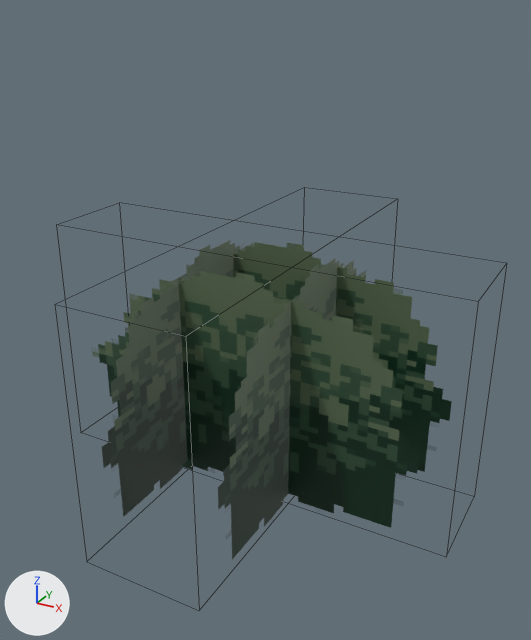
The Blender file salemstalker/Assets/3D/plants/bush.blend as it was, and as the next commit left it.
Camera for both pictures: a 50 mm lens placed at (0.572, -1.043, 0.821), pointed at (0.014, -0.028, 0.314). The axes (+X, +Y, +Z) are drawn at lower left. The lights are the same throughout. Mesh edges are drawn as thin lines.
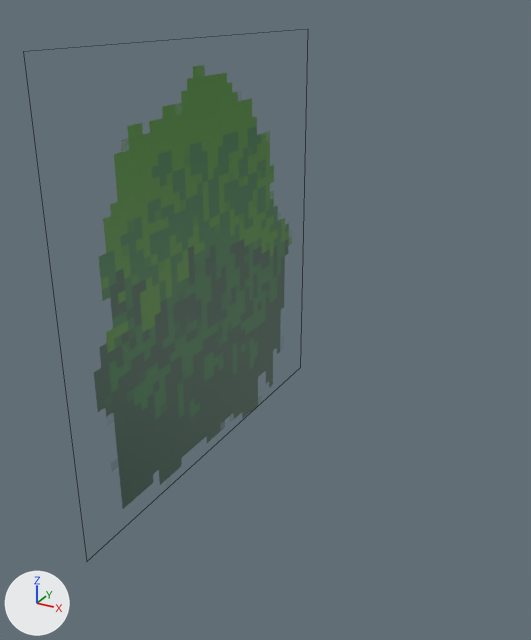
The newer file is also rescaled (x2.637), turned or shifted as a whole; pictures and numbers use the older file's frame.

Boxes (x1, y1, x2, y2) around the edits, measured in the pictures (531 x 640 px):
'Plane', surface changed, reshaped (black to green): before (102, 240, 366, 560); after (94, 65, 292, 509)
'Plane.001', deleted: before (92, 242, 452, 528)

What changed in the scene script:
```text
Add img_bush_bushtextures_png:
    img_bush_bushtextures_png = load_image('bush_bushtextures.png', 'bush_bushtextures.png', 1256, 835, 'sRGB')
Change mat_material_002:
    where n2 = _N.new('ShaderNodeTexImage'); n2.name = 'Image Texture'
    n2.image: img_bushtextures_png -> img_bush_bushtextures_png
Change me_plane:
    used by ob_plane; location = (0.0, 0.0, 0.225); rotation_euler = (0.0, 1.571, 0.0), in degrees (0, 90, 0)
    verts and faces of me_plane; kept vertices keep their numbers, new ones are numbered from 8
    before: 0 (-0.22, -0.379, -0.115), 1 (0.22, -0.379, -0.115), 2 (-0.22, 0.379, -0.115), 3 (0.22, 0.379, -0.115), 4 (-0.22, -0.379, 0.097)
    before: 5 (0.22, -0.379, 0.097), 6 (-0.22, 0.379, 0.097), 7 (0.22, 0.379, 0.097)
    remove me_plane.from_pydata(...)  # 8 vertices, 6 faces; spans x -0.22..0.22, y -0.379..0.379, z -0.115..0.097
    add me_plane.from_pydata(...)  # 4 vertices, 1 face; spans x -0.539..0.22, y -0.379..0.379, z -0.115
    me_plane part 1
    add delete_vertices([0, 2, *range(4, 8)])  # with the faces that use them
    add verts[8] = (-0.539, -0.379, -0.115)
    add verts[9] = (-0.539, 0.379, -0.115)
    add faces += [(1, 3, 9, 8)]
Remove ob_plane_001:
    ob_plane_001 = bpy.data.objects.new('Plane.001', me_plane_001)
    ob_plane_001.location = (0.0, 0.0, 0.225)
    ob_plane_001.rotation_euler = (0.0, 1.571, 1.571)  # degrees (0, 90, 90)
```
